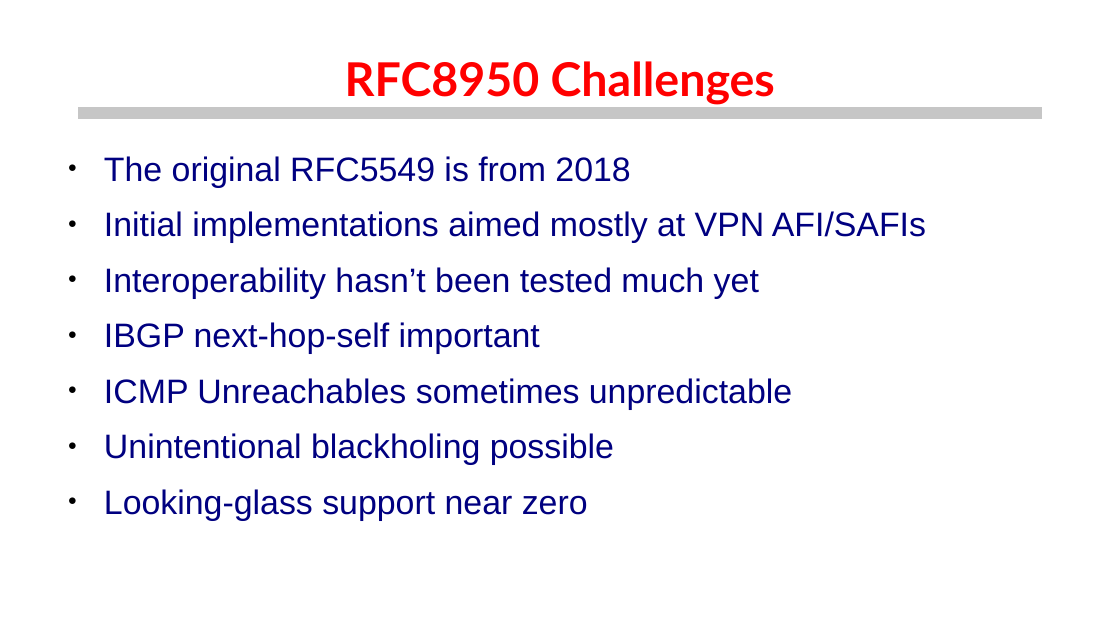
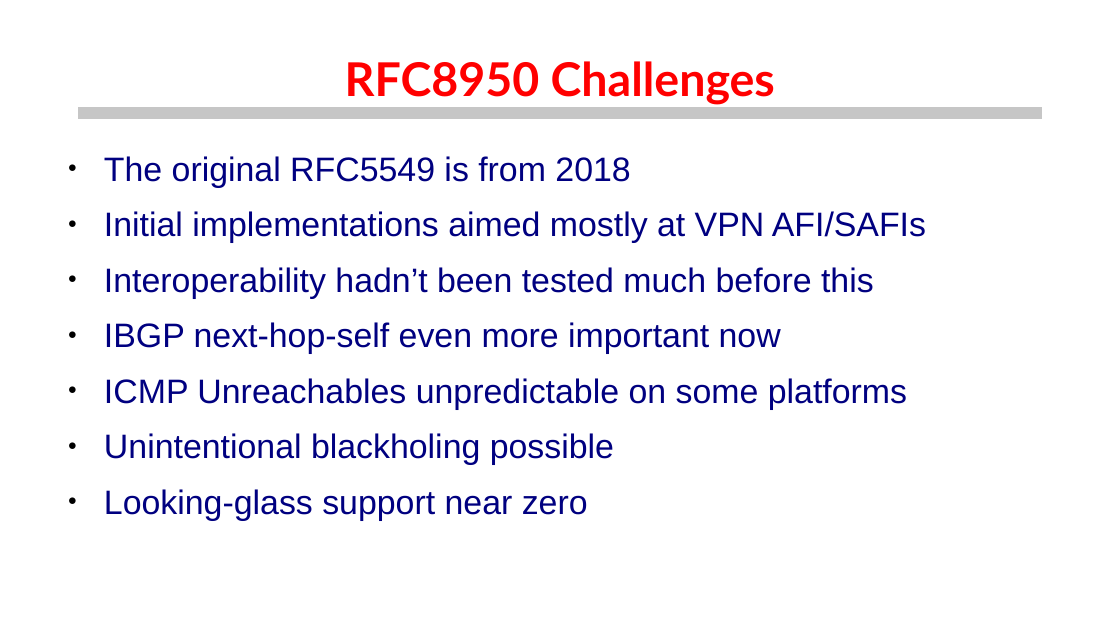
Before and after one commit to euro-ix/rfc8950-ixp, a slide deck: slide 11 of presentations/ipv6-only-ixps.odp. Drawn at 1120x630 pixels with LibreOffice and Linux fonts; fonts in the diff are those of the drawing; background and template pictures are left out. Boxes give left, top, right and bottom in pixels: in the first picture for what was removed or moved away, otherwise in the second. Text is boxed around its words. In the diff, an @@ line names an element or a change of style, - is before the commit and + after.

```diff
--- a/presentations/ipv6-only-ixps.odp
+++ b/presentations/ipv6-only-ixps.odp
@@ text at (104, 267, 907, 410): text changed @@
-● Interoperability hasn’t been tested much yet
-● IBGP next-hop-self important
-● ICMP Unreachables sometimes unpredictable
+● Interoperability hadn’t been tested much before this
+● IBGP next-hop-self even more important now
+● ICMP Unreachables unpredictable on some platforms
```
Also in this commit, not shown: 3 other slides changed, 1 other file.
